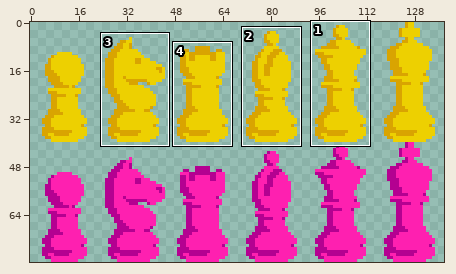
File history of a sprite sheet, img/chess-pieces.png. The picture above shows the old version from afar; the outline marks the close-up.
Close-up. Earlier state:
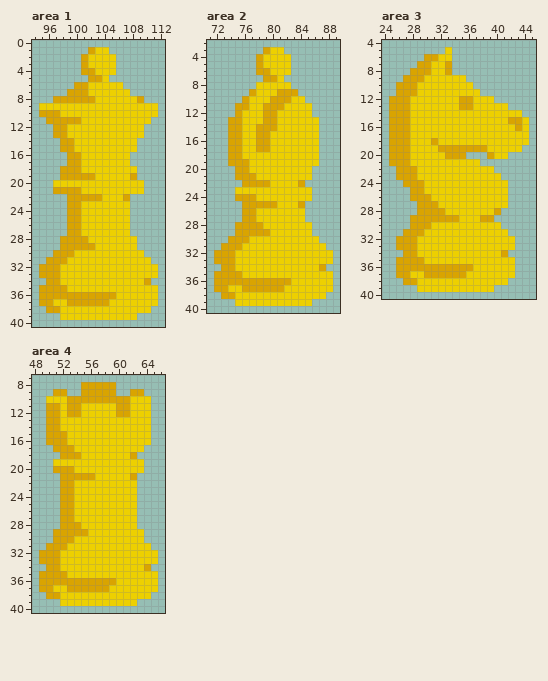
The file is 138x80 pixels. Shown: area 1: x 94..112, y 0..40; area 2: x 71..89, y 2..40; area 3: x 24..45, y 4..40; area 4: x 48..66, y 7..40. The commit also changed other parts of the picture, which this record leaves out.
New version:
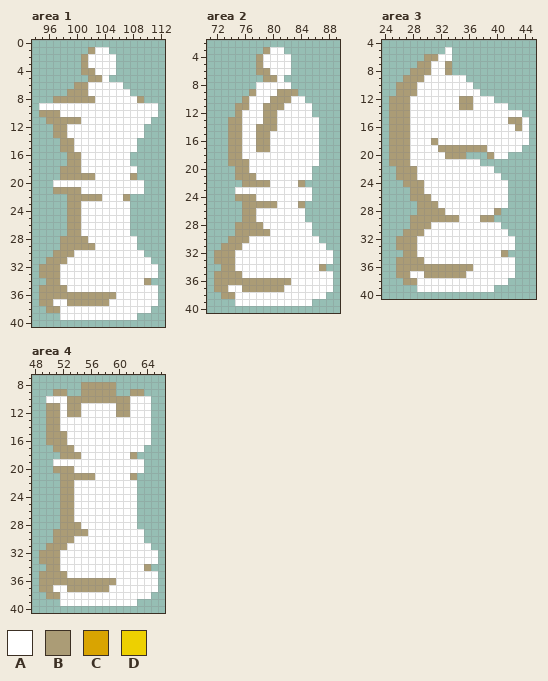
Palette (. is transparent): A #ffffff  B #ab9c76  C #d9a401  D #edd001
From old to new:
Changed rows in their new state; - is an unchanged pixel.
Area 1:
first column x 95:
 1 -------BAA-------
 2 ------BAAAA------
 3 ------BAAAA------
 4 ------BBAAA------
 5 -------BBA-------
 6 -----BBAAAAA-----
 7 ----BBBAAAAAA----
 8 --BBBBBBAAAAAAB--
 9 AAAAAAAAAAAAAAAAA
10 BBBAAAAAAAAAAAAAA
11 -BBBBBAAAAAAAAAA-
12 --BBAAAAAAAAAAA--
13 --BBAAAAAAAAAAA--
14 ---BBAAAAAAAAA---
15 ---BBAAAAAAAAA---
16 ----BBAAAAAAA----
17 ----BBAAAAAAA----
18 ---BBBAAAAAAAA---
19 ---BBBBBAAAAAB---
20 --AAAAAAAAAAAAA--
21 --BBBBAAAAAAAAA--
22 ----BBBBBAAAB----
23 ----BBAAAAAAA----
24 ----BBAAAAAAA----
25 ----BBAAAAAAA----
26 ----BBAAAAAAA----
27 ----BBAAAAAAA----
28 ---BBBBAAAAAAA---
29 ---BBBBBAAAAAA---
30 --BBBAAAAAAAAAA--
31 -BBBAAAAAAAAAAAA-
32 BBBAAAAAAAAAAAAAA
33 BBBAAAAAAAAAAAAAA
34 -BBAAAAAAAAAAAAB-
35 BBBBAAAAAAAAAAAAA
36 BBBBBBBBBBBAAAAAA
37 BBAABBBBBBAAAAAAA
38 -BBAAAAAAAAAAAAA-
39 ---AAAAAAAAAAA---
Area 2:
first column x 72:
 3 -------BAA-------
 4 ------BAAAA------
 5 ------BAAAA------
 6 ------BBAAA------
 7 -------BBA-------
 8 ------AAAAA------
 9 -----BAAABBB-----
10 ----BAAABBBAA----
11 ---BBAABBBAAAA---
12 ---BAAABBAAAAA---
13 --BBAAABBAAAAAA--
14 --BBAABBBAAAAAA--
15 --BBAABBAAAAAAA--
16 --BBAABBAAAAAAA--
17 --BBAABBAAAAAAA--
18 --BBAAAAAAAAAAA--
19 --BBBAAAAAAAAAA--
20 ---BBAAAAAAAAA---
21 ---BBBAAAAAAAA---
22 ----BBBBAAAAB----
23 ---AAAAAAAAAAA---
24 ---BBBAAAAAAAA---
25 ----BBBBBAAAB----
26 ----BBAAAAAAA----
27 ----BBAAAAAAA----
28 ---BBBBAAAAAAA---
29 ---BBBBBAAAAAA---
30 --BBBAAAAAAAAAA--
31 -BBBAAAAAAAAAAAA-
32 BBBAAAAAAAAAAAAAA
33 BBBAAAAAAAAAAAAAA
34 -BBAAAAAAAAAAAAB-
35 BBBBAAAAAAAAAAAAA
36 BBBBBBBBBBBAAAAAA
37 BBAABBBBBBAAAAAAA
38 -BBAAAAAAAAAAAAA-
39 ---AAAAAAAAAAA---
Area 3:
first column x 25:
 5 --------A-----------
 6 -----BBAA-----------
 7 ----BBAAB-----------
 8 ---BBBAAB-----------
 9 --BBBAAAAAA---------
10 -BBBAAAAAAAA--------
11 -BBBAAAAAAAAA-------
12 BBBAAAAAAABBAAA-----
13 BBBAAAAAAABBAAAAA---
14 BBBAAAAAAAAAAAAAAAA-
15 BBBAAAAAAAAAAAAAABBA
16 BBBAAAAAAAAAAAAAAABA
17 BBBAAAAAAAAAAAAAAAAA
18 BBBAAABAAAAAAAAAAAAA
19 BBBAAAABBBBBBBAAAAA-
20 BBBAAAAABBB---BAA---
21 BBBAAAAAAAAAA-------
22 -BBBAAAAAAAAAAA-----
23 -BBBAAAAAAAAAAAA----
24 --BBBAAAAAAAAAAAA---
25 ---BBAAAAAAAAAAAA---
26 ---BBBAAAAAAAAAAA---
27 ----BBBAAAAAAAAAA---
28 ----BBBBAAAAAAAB----
29 ---BBBBBBBAAABB-----
30 ---BBBAAAAAAAAAA----
31 --BBBAAAAAAAAAAAA---
32 -BBBAAAAAAAAAAAAAA--
33 -BBBAAAAAAAAAAAAAA--
34 --BBAAAAAAAAAAAAB---
35 -BBBBAAAAAAAAAAAAA--
36 -BBBBBBBBBBBAAAAAA--
37 -BBAABBBBBBAAAAAAA--
38 --BBAAAAAAAAAAAAA---
39 ----AAAAAAAAAAA-----
Area 4:
first column x 49:
 8 ------BBBBB------
 9 --BB--BBBBB--BB--
10 -AAABBBBBBBBBAAA-
11 -BBABBAAAAABBAAA-
12 -BBABBAAAAABBAAA-
13 -BBAAAAAAAAAAAAA-
14 -BBAAAAAAAAAAAAA-
15 -BBBAAAAAAAAAAAA-
16 -BBBAAAAAAAAAAAA-
17 --BBBAAAAAAAAAA--
18 ---BBBAAAAAAAB---
19 --AAAAAAAAAAAAA--
20 --BBBAAAAAAAAAA--
21 ---BBBBBAAAAAB---
22 ---BBAAAAAAAAA---
23 ---BBAAAAAAAAA---
24 ---BBAAAAAAAAA---
25 ---BBAAAAAAAAA---
26 ---BBAAAAAAAAA---
27 ---BBAAAAAAAAA---
28 ---BBBAAAAAAAA---
29 --BBBBBAAAAAAAA--
30 --BBBAAAAAAAAAA--
31 -BBBAAAAAAAAAAAA-
32 BBBAAAAAAAAAAAAAA
33 BBBAAAAAAAAAAAAAA
34 -BBAAAAAAAAAAAAB-
35 BBBBAAAAAAAAAAAAA
36 BBBBBBBBBBBAAAAAA
37 BBAABBBBBBAAAAAAA
38 -BBAAAAAAAAAAAAA-
39 ---AAAAAAAAAAA---
